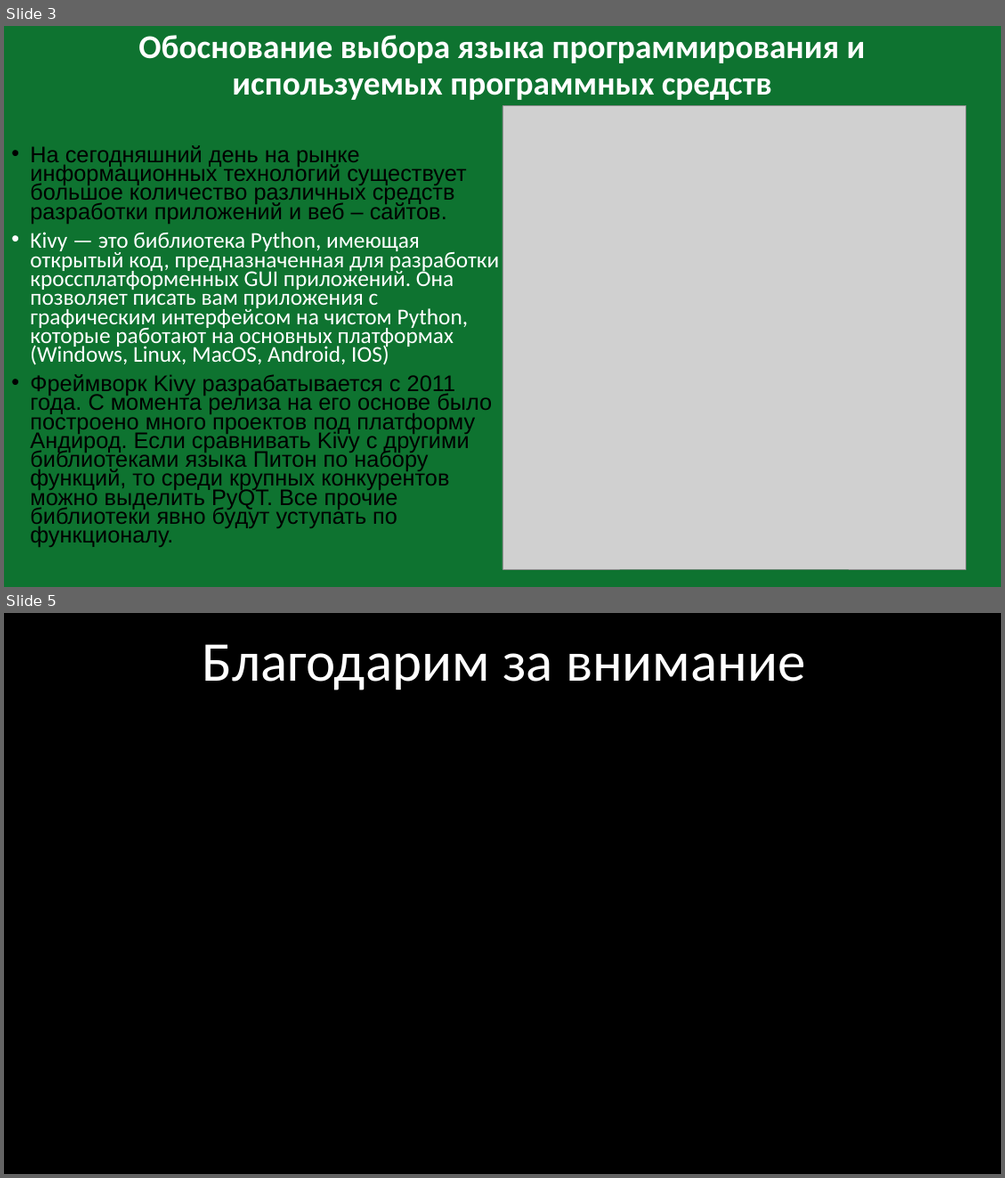
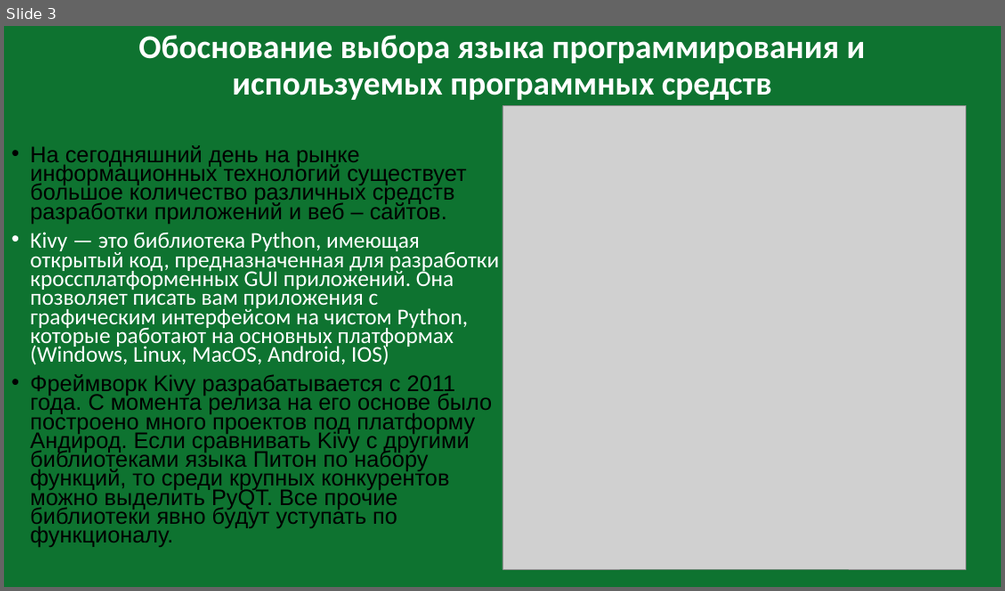
Before and after one commit to voronov-nikita/teplica-predprof, a slide deck: документация и презентация/Автоматизированная система удаленного управления теплицей.pptx. Shown one above the other, each under a label of ours: slides 3 and 5 before the commit, slide 3 after it; the slides between them are not shown. The pictures are 1005x1178 and 1005x591 pixels, drawn with LibreOffice and Linux fonts; fonts in the diff are those of the drawing; grey boxes stand for pictures. Boxes give left, top, right and bottom in pixels: in the first picture for what was removed or moved away, otherwise in the second. Text is boxed around its words. In the diff, an @@ line names an element or a change of style, - is before the commit and + after.

```diff
--- a/документация и презентация/Автоматизированная система удаленного управления теплицей.pptx
+++ b/документация и презентация/Автоматизированная система удаленного управления теплицей.pptx
@@ slide 5 removed at box(4, 613, 1001, 1174), background #000000 @@
@@ subtitle removed at box(202, 644, 806, 690) @@
-Благодарим за внимание
```
Also in this commit, not shown: 3 slides changed, 2 slides added.
